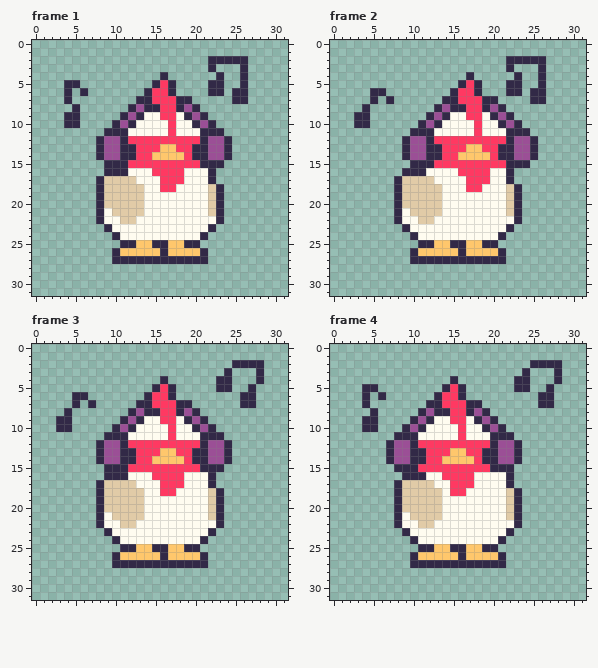
A animated GIF sprite gets an edit: MusicChicken.gif. This is how it looked before the edit.
The file is 320x320 pixels, drawn in blocks of 10x10; one block is one cell here. Shown: frame 1, frame 2, frame 3, frame 4.
The result:
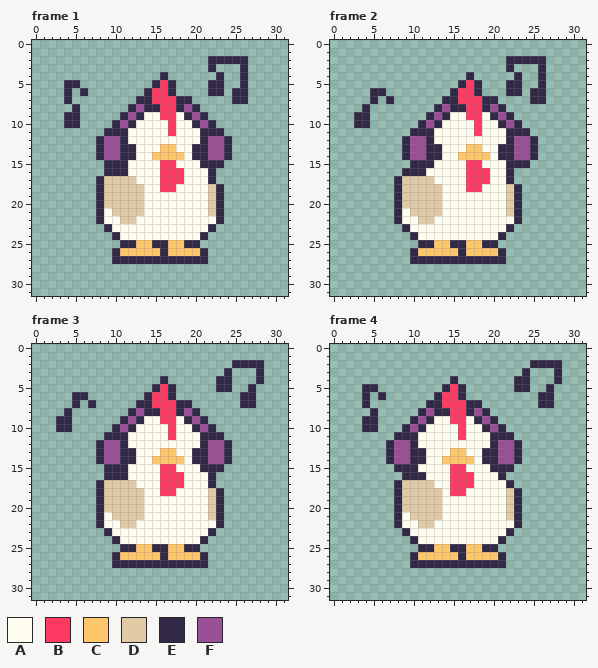
Palette (. is transparent): A #fffcf0  B #ff3962  C #ffc76c  D #e1cba7  E #322947  F #9b4f96
Change:
--- frame 1
@@ x 10..22 @@
 11 EEAAAAABAAAEE
-12 FEBBBBBBBBBEF
-13 FEEBBBCCBBEEF
-14 FEEBBCCCCBEEF
-15 EEBBBBBBBBBEE
-16 EEAAABBBBAAAE
+12 FEAAAAAAAAAEF
+13 FEEAAACCAAEEF
+14 FEEAACCCCAEEF
+15 EEAAAABBAAAEE
+16 EEAAAABBBAAAE
 17 DDDAAABBBAAAE
--- frame 2
@@ x 11..23 @@
 11 EEAAAAABAAAEE
-12 FEBBBBBBBBBEF
-13 FEEBBBCCBBEEF
-14 FEEBBCCCCBEEF
-15 EEBBBBBBBBBEE
-16 EAAAABBBBAAE.
+12 FEAAAAAAAAAEF
+13 FEEAAACCAAEEF
+14 FEEAACCCCAEEF
+15 EEAAAABBAAAEE
+16 EAAAAABBBAAE.
 17 DDAAAABBBAAE.
--- frame 3: the same change as frame 1
--- frame 4
@@ x 9..24 @@
 11 EEAAAAABAAAEEE..
-12 FEBBBBBBBBBEFFE.
-13 FEEBBBCCBBEEFFE.
-14 FEEBBCCCCBEEFFE.
-15 EEBBBBBBBBBEEE..
-16 EEEAABBBBAAAAE..
+12 FEAAAAAAAAAEFFE.
+13 FEEAAACCAAEEFFE.
+14 FEEAACCCCAEEFFE.
+15 EEAAAABBAAAEEE..
+16 EEEAAABBBAAAE...
 17 DDDDAABBBAAAAE..
Boxes around the changes in both pictures, in picture pixels (x1, y1, x2, y2):
changed: (128, 136, 200, 176)
changed: (434, 136, 506, 176)
changed: (128, 440, 200, 480)
changed: (418, 440, 514, 480)
